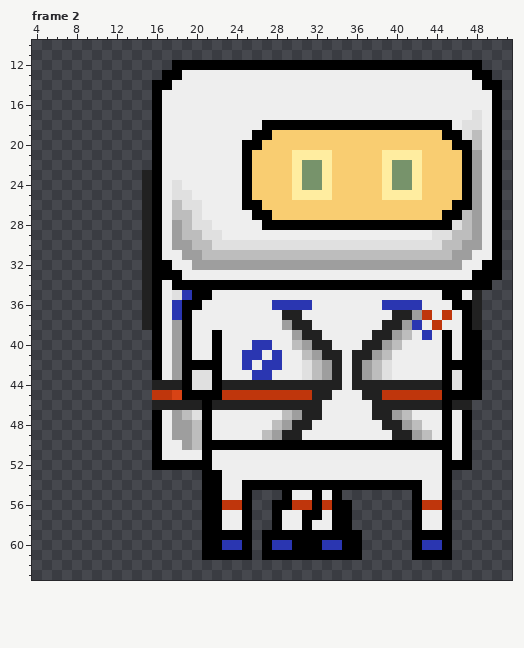
Pixel-art file: images/Space_traveler.ase. The first picture shows the starting point.
64x64 pixels, 8 frames. Shown: frame 2: x 4..51, y 10..63. The commit also changed other frames, which this record leaves out.
The result:
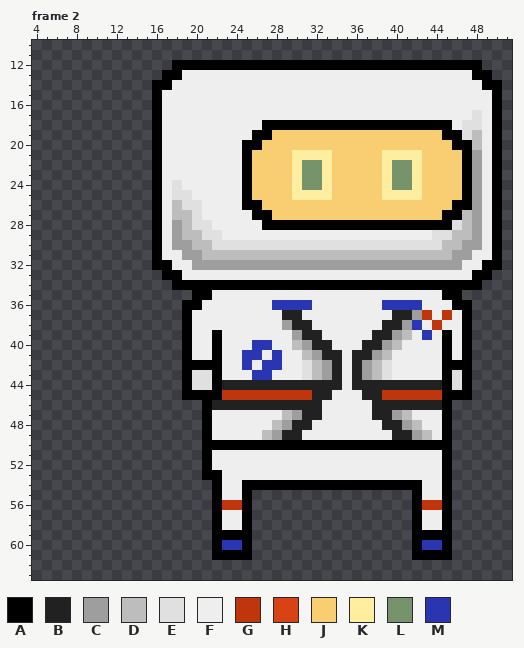
Palette (. is transparent): A #000000  B #212121  C #9e9e9e  D #bdbdbd  E #e0e0e0  F #eeeeee  G #bf360c  H #d84315  J #f9cd71  K #ffeda0  L #77936b  M #2a36b1
The exact change:
layer "Backward" now hidden
layer "Forward" now hidden
layer "Right" now hidden
layer "Left" now hidden
--- frame 2
@@ x 4..51 @@
 22 ............AFFFFFFFFAJJJJKLLKJJJJJKLLKJJJJACFA.
-23 ...........BAFFFFFFFFAJJJJKLLKJJJJJKLLKJJJJACFA.
-24 ...........BAFEFFFFFFAJJJJKLLKJJJJJKLLKJJJJACFA.
-25 ...........BAFEEFFFFFAJJJJKKKKJJJJJKKKKJJJJACFA.
-26 ...........BAFDEEFFFFAAJJJJJJJJJJJJJJJJJJJAACFA.
-27 ...........BAFDDEFFFFFAAJJJJJJJJJJJJJJJJJAADCFA.
-28 ...........BAFCDEEFFFFFAAAAAAAAAAAAAAAAAAAEDCFA.
-29 ...........BAFCDDEEFFFFFFFFFFFFFFFFFFFFFEEDDCFA.
-30 ...........BAFCCDDEEEEEEEEEEEEEEEEEEEEEEEDDCCFA.
-31 ...........BAFFCCDDDDDDDDDDDDDDDDDDDDDDDDDCCFFA.
-32 ...........BAAFFCCCCCCCCCCCCCCCCCCCCCCCCCCCFFAA.
-33 ...........BAAAFFFFFFFFFFFFFFFFFFFFFFFFFFFFFAAA.
-34 ...........BAFAAAAAAAAAAAAAAAAAAAAAAAAAAAAAAAA..
-35 ...........BAFEMAAFFFFFFFFFFFFFFFFFFFFFFFAAFB...
-36 ...........BAFMAAFFFFFFFMMMMFFFFFFFMMMMFFFAAB...
-37 ...........BAFMAFFFFFFFFFBBFFFFFFFFFBBCGFGFAB...
-38 ...........BAFCAFFFFFFFFFCBBFFFFFFFBBCMFGFFAB...
-39 ............AFCAFFAFFFFFFFCBBFFFFFBBCDFMFAFAA...
-40 ............AFCAFFAFFFMMFFDCBBFFFBBCDFFFFAFAA...
-41 ............AFCAFFAFFMMFMFFDCBBFBBCDFFFFFAFAA...
-42 ............AFCAAAAFFMFMMFFEDCBFBCDEFFFFFAAAA...
-43 ............AFCAEEAFFFMMFFFEDCBFBCDEFFFFFAEAA...
-44 ............BBBAEEABBBBBBBBBBBBFBBBBBBBBBAEAA...
-45 ............GGHAAAAGGGGGGGGGBBFFFBBGGGGGGAAAA...
-46 ............BBBBBABBBBBBBBBBBFFFFFBBBBBBBABB....
-47 ............AFCDEAFFFFFFFDCBBFFFFFBBCDFFFAFA....
-48 ............AFCCDAFFFFFFDCBBFFFFFFFBBCDFFAFA....
-49 ............AFCCDAFFFFFDCBBFFFFFFFFFBBCDFAFA....
-50 ............AFFCDAAAAAAAAAAAAAAAAAAAAAAAAAFA....
-51 ............AFFFFAFFFFFFFFFFFFFFFFFFFFFFFAFA....
-52 ............AAAAAAFFFFFFFFFFFFFFFFFFFFFFFAAA....
+23 ............AFFFFFFFFAJJJJKLLKJJJJJKLLKJJJJACFA.
+24 ............AFEFFFFFFAJJJJKLLKJJJJJKLLKJJJJACFA.
+25 ............AFEEFFFFFAJJJJKKKKJJJJJKKKKJJJJACFA.
+26 ............AFDEEFFFFAAJJJJJJJJJJJJJJJJJJJAACFA.
+27 ............AFDDEFFFFFAAJJJJJJJJJJJJJJJJJAADCFA.
+28 ............AFCDEEFFFFFAAAAAAAAAAAAAAAAAAAEDCFA.
+29 ............AFCDDEEFFFFFFFFFFFFFFFFFFFFFEEDDCFA.
+30 ............AFCCDDEEEEEEEEEEEEEEEEEEEEEEEDDCCFA.
+31 ............AFFCCDDDDDDDDDDDDDDDDDDDDDDDDDCCFFA.
+32 ............AAFFCCCCCCCCCCCCCCCCCCCCCCCCCCCFFAA.
+33 .............AAFFFFFFFFFFFFFFFFFFFFFFFFFFFFFAA..
+34 ..............AAAAAAAAAAAAAAAAAAAAAAAAAAAAAAA...
+35 ................AAFFFFFFFFFFFFFFFFFFFFFFFAA.....
+36 ...............AAFFFFFFFMMMMFFFFFFFMMMMFFFAA....
+37 ...............AFFFFFFFFFBBFFFFFFFFFBBCGFGFA....
+38 ...............AFFFFFFFFFCBBFFFFFFFBBCMFGFFA....
+39 ...............AFFAFFFFFFFCBBFFFFFBBCDFMFAFA....
+40 ...............AFFAFFFMMFFDCBBFFFBBCDFFFFAFA....
+41 ...............AFFAFFMMFMFFDCBBFBBCDFFFFFAFA....
+42 ...............AAAAFFMFMMFFEDCBFBCDEFFFFFAAA....
+43 ...............AEEAFFFMMFFFEDCBFBCDEFFFFFAEA....
+44 ...............AEEABBBBBBBBBBBBFBBBBBBBBBAEA....
+45 ...............AAAAGGGGGGGGGBBFFFBBGGGGGGAAA....
+46 .................ABBBBBBBBBBBFFFFFBBBBBBBA......
+47 .................AFFFFFFFDCBBFFFFFBBCDFFFA......
+48 .................AFFFFFFDCBBFFFFFFFBBCDFFA......
+49 .................AFFFFFDCBBFFFFFFFFFBBCDFA......
+50 .................AAAAAAAAAAAAAAAAAAAAAAAAA......
+51 .................AFFFFFFFFFFFFFFFFFFFFFFFA......
+52 .................AFFFFFFFFFFFFFFFFFFFFFFFA......
 53 .................AAFFFFFFFFFFFFFFFFFFFFFFA......
-54 .................AAFFAAAAAAAAAAAAAAAAAAFFA......
-55 .................AAFFA...AFFAFA.......AFFA......
-56 .................AAGGA..AAGGAGAA......AGGA......
-57 .................AAFFA..AFFAAFAA......AFFA......
-58 .................AAFFA..AFFAFFAA......AFFA......
-59 .................AAAAA.AAAAAAAAAA.....AAAA......
-60 .................AAMMA.AMMAAAMMAA.....AMMA......
-61 .................AAAAA.AAAAAAAAAA.....AAAA......
+54 ..................AFFAAAAAAAAAAAAAAAAAAFFA......
+55 ..................AFFA................AFFA......
+56 ..................AGGA................AGGA......
+57 ..................AFFA................AFFA......
+58 ..................AFFA................AFFA......
+59 ..................AAAA................AAAA......
+60 ..................AMMA................AMMA......
+61 ..................AAAA................AAAA......
 62 ................................................
Changed places in both pictures, as pixel boxes (x1, y1, x2, y2):
erased: (142, 170, 212, 560)
erased: (452, 270, 502, 470)
erased: (262, 490, 362, 560)
